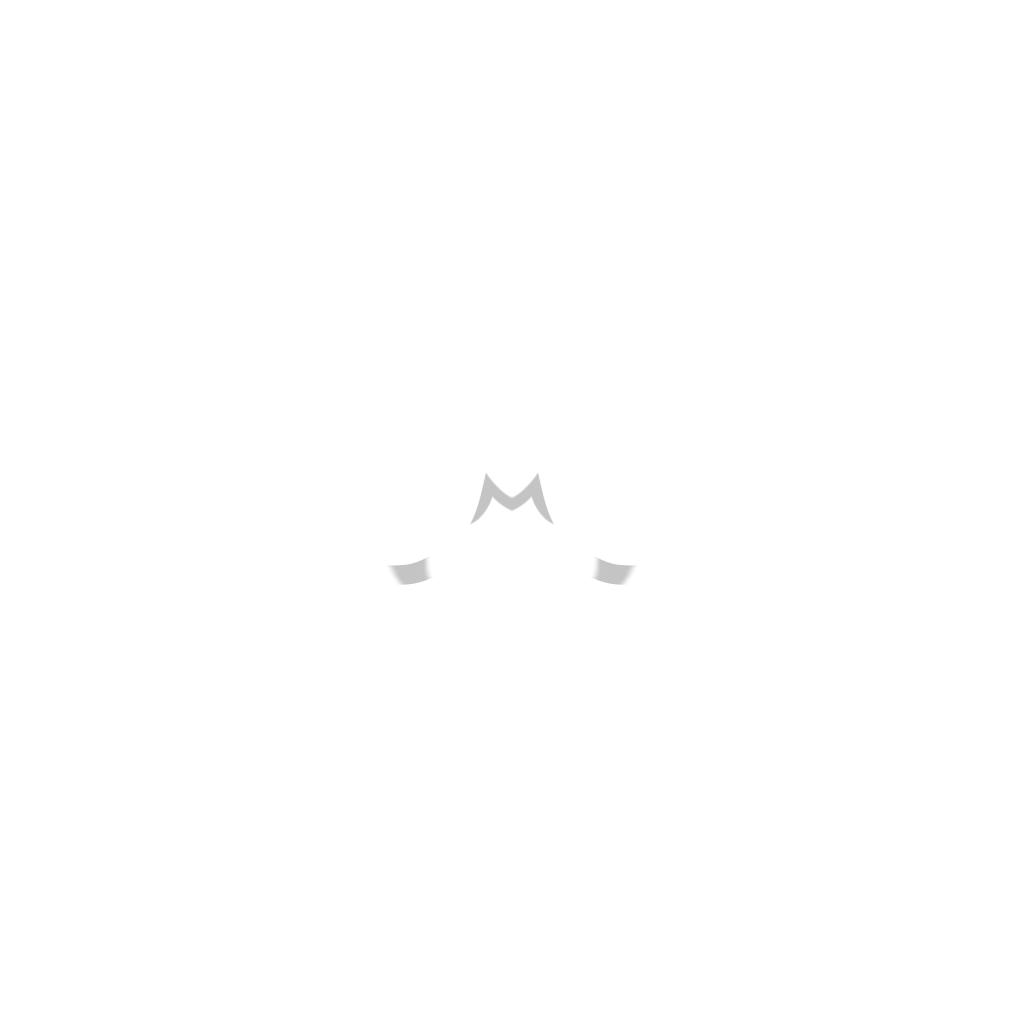
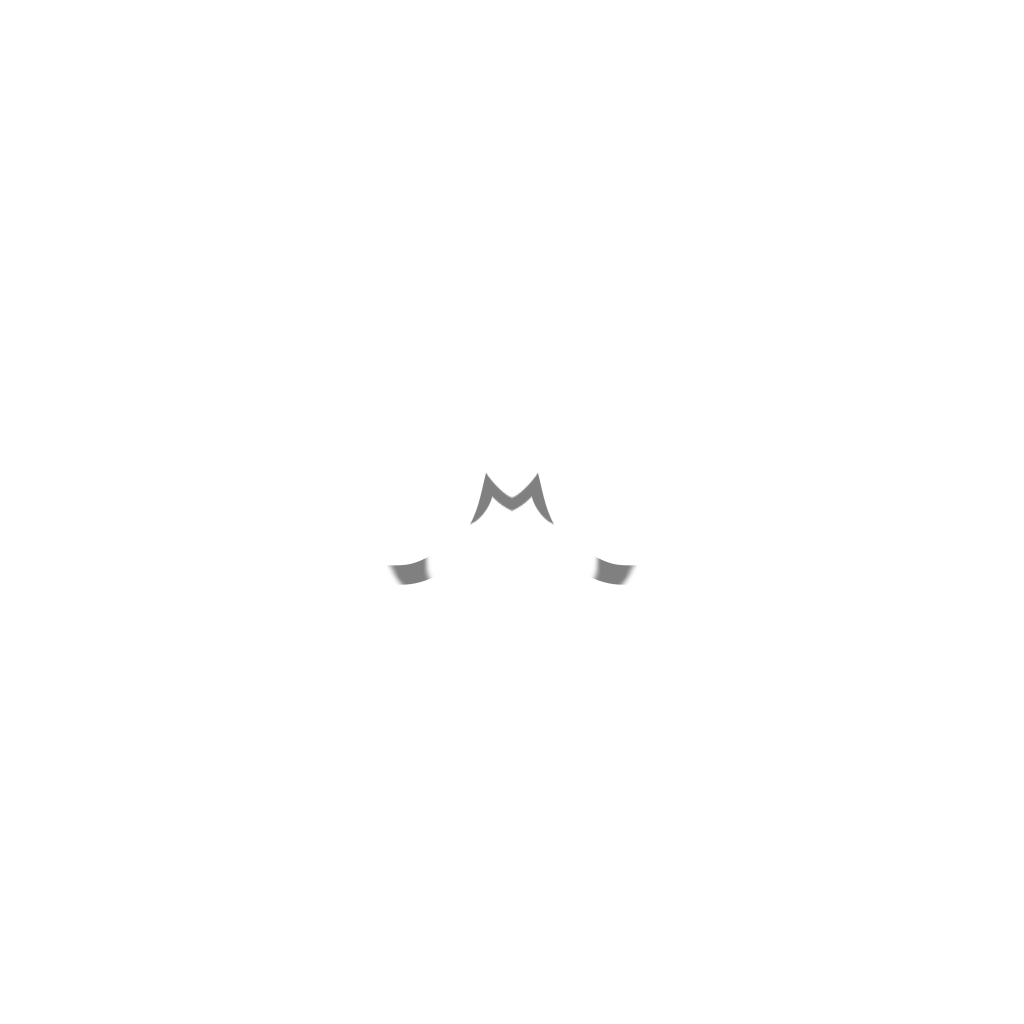
Comparing the layer stacks of the two w=1024, h=1024 images. Changes:
painted on "Stripes", masked it over (x1=387, y1=472, x2=637, y2=585)